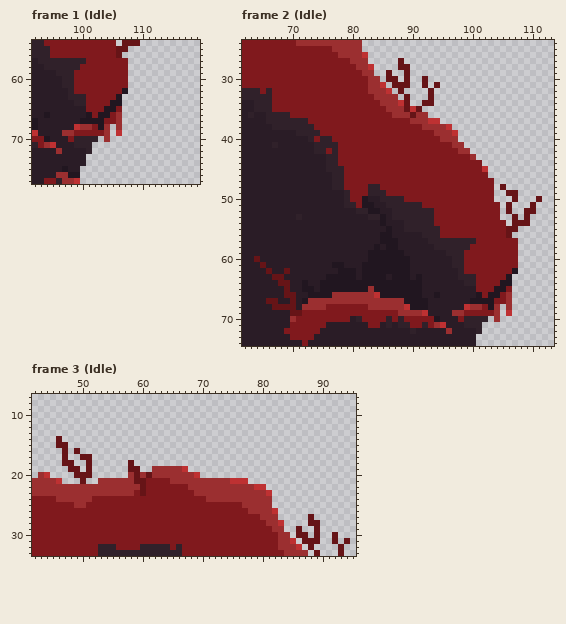
Pixel-art file: assets/entities/grove_guardian/grove_guardian_2.0.aseprite. Above, as it was before the edit.
128x128 pixels, 8 frames. Colours within 5 levels of each other are drawn and written as one. Shown: frame 1 (Idle): x 92..119, y 54..77; frame 2 (Idle): x 62..113, y 24..74; frame 3 (Idle): x 42..95, y 7..33. The commit also changed other frames or places, which this record leaves out.
The same view after the edit:
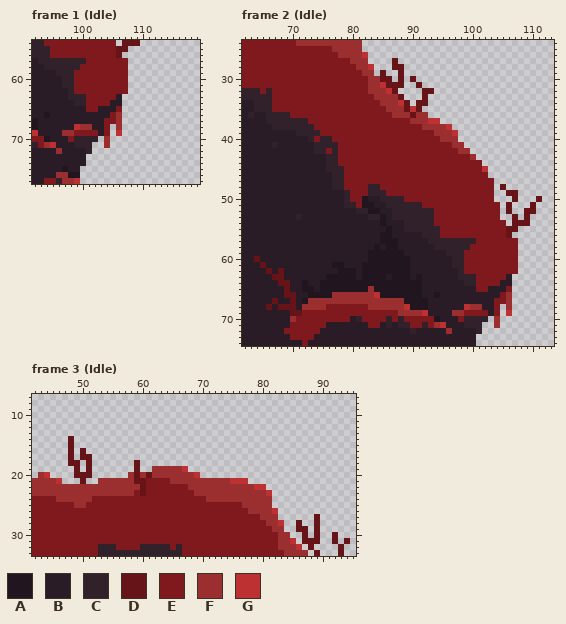
Palette (. is transparent): A #211620  B #2a1c26  C #30212a  D #661417  E #80191d  F #9b2f30  G #be3132
Difference:
Frame 1 (Idle), layer "Main Body":
The author changed colour A to colour B in row 63 at x 106; in row 64 at x 105 to 106; in row 65 at x 104 to 105; in row 66 at x 101 and 103 to 104; in row 67 at x 100 to 103; in row 68 at x 103.
The author changed colour E to colour B in row 65 at x 103; in row 66 at x 102; in row 68 at x 102; in row 69 at x 103.
The author changed colour A to colour E in row 62 at x 107.
The author changed colour F to colour E in rows 68 to 69 at x 104.
Colour F now appears in row 71 at x 104.
Frame 2 (Idle), layers "Grass", "Main Body":
The author changed colour A to colour B in row 63 at x 106; in row 64 at x 105 to 106; in row 65 at x 104 to 105; in row 66 at x 101 and 103 to 104; in row 67 at x 100 to 103; in row 68 at x 103.
The author changed colour D to colour B in row 62 at x 69; in row 67 at x 66; in row 68 at x 67.
The author changed colour E to colour B in row 65 at x 103; in row 66 at x 102; in row 68 at x 102; in row 69 at x 103.
Colour D now appears in rows 27 to 28 at x 87; in row 29 at x 85 and 88; in row 30 at x 85, 88 and 90; in row 31 at x 86 and 91; in row 32 at x 87 and 92; in row 33 at x 88 and 92.
Colour D now appears in row 34 at x 91.
The author changed colour B to colour D in row 62 at x 68; in row 68 at x 66.
The author changed colour A to colour E in row 62 at x 107.
The author changed colour F to colour E in rows 68 to 69 at x 104.
Colour F now appears in row 71 at x 104.
The author cleared colour D in row 27 at x 88; in row 28 at x 89; in row 29 at x 86 and 89; in row 30 at x 87, 89 and 92; in row 31 at x 89, 92 and 94; in row 32 at x 88.
The author cleared colour D in row 33 at x 89 and 93; in row 34 at x 93.
Frame 3 (Idle), layer "Grass":
Colour D now appears in rows 14 to 15 at x 48; in row 16 at x 48 and 50; in row 17 at x 48; in row 18 at x 49 and 59; in row 27 at x 89; in row 28 at x 86.
Colour D now appears in row 29 at x 87.
The author cleared colour D in row 14 at x 46; in row 15 at x 46 to 47; in row 16 at x 47 and 49; in row 17 at x 47; in row 18 at x 47 and 58; in row 19 at x 48 and 58.
The author cleared colour D in rows 27 to 28 at x 88; in row 30 at x 86.
Pixel boxes of the changes (left, top, right, bottom) in both pictures:
changed: (80, 88, 128, 148)
changed: (380, 58, 440, 106)
changed: (278, 268, 290, 274)
changed: (470, 268, 518, 328)
changed: (266, 298, 278, 310)
changed: (56, 436, 86, 472)
changed: (128, 460, 140, 472)
changed: (296, 514, 320, 538)
